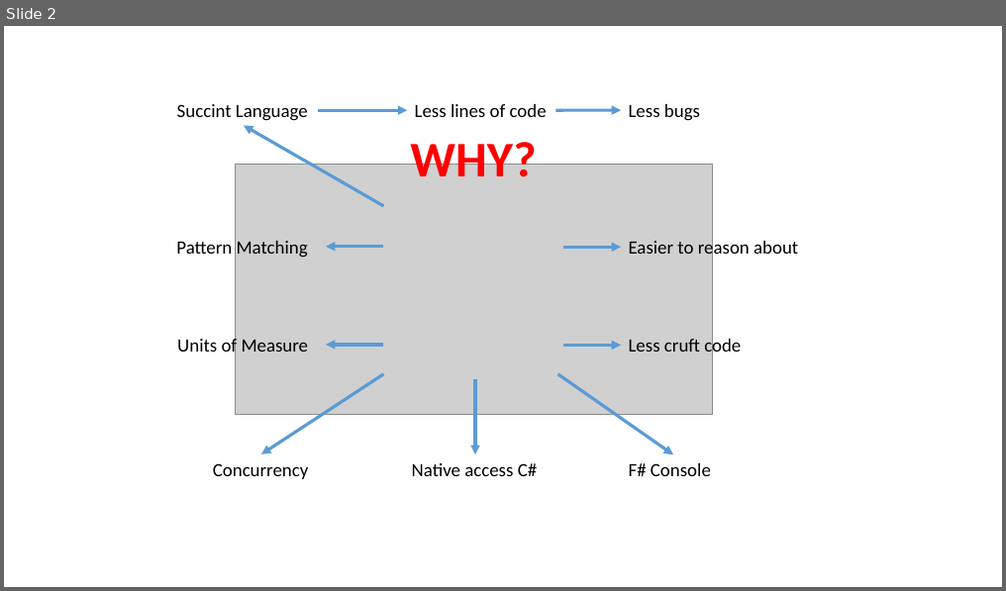
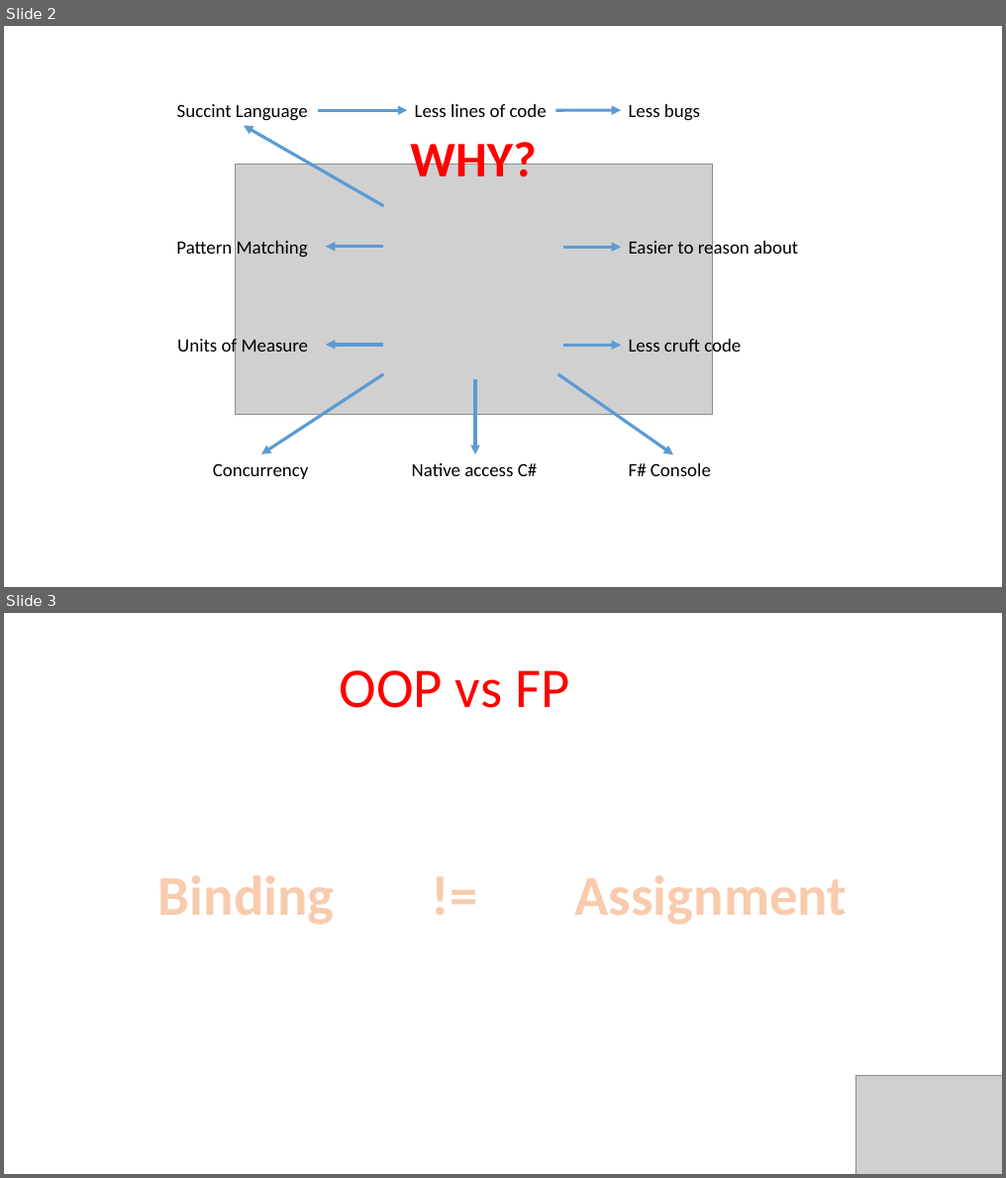
Before and after one commit to MiyamotoAkira/ReSharperFSharpTestsPresentation, a slide deck: F#Presentation.pptx. Shown one above the other, each under a label of ours: slide 2 before the commit, slides 2 and 3 after it. The pictures are 1006x591 and 1006x1178 pixels, drawn with LibreOffice and Linux fonts; fonts in the diff are those of the drawing; grey boxes stand for pictures. Boxes give left, top, right and bottom in pixels: in the first picture for what was removed or moved away, otherwise in the second. Text is boxed around its words. In the diff, an @@ line names an element or a change of style, - is before the commit and + after.

Commit message:
Added a new slide to indicate the difference between binding and assignment

```diff
--- a/F#Presentation.pptx
+++ b/F#Presentation.pptx
@@ slide 3 added at box(4, 613, 1002, 1174), background #FFFFFF @@
@@ text added at box(339, 670, 569, 708), 54 pt, text #FF0000 @@
+OOP vs FP
@@ text added at box(158, 875, 335, 925), 54 pt, text #F8CBAD, bold @@
+Binding
@@ text added at box(424, 857, 486, 932), 54 pt, text #F8CBAD, bold @@
+!=
@@ text added at box(574, 875, 846, 925), 54 pt, text #F8CBAD, bold @@
+Assignment
@@ picture added at box(856, 1075, 1002, 1174) @@
```
